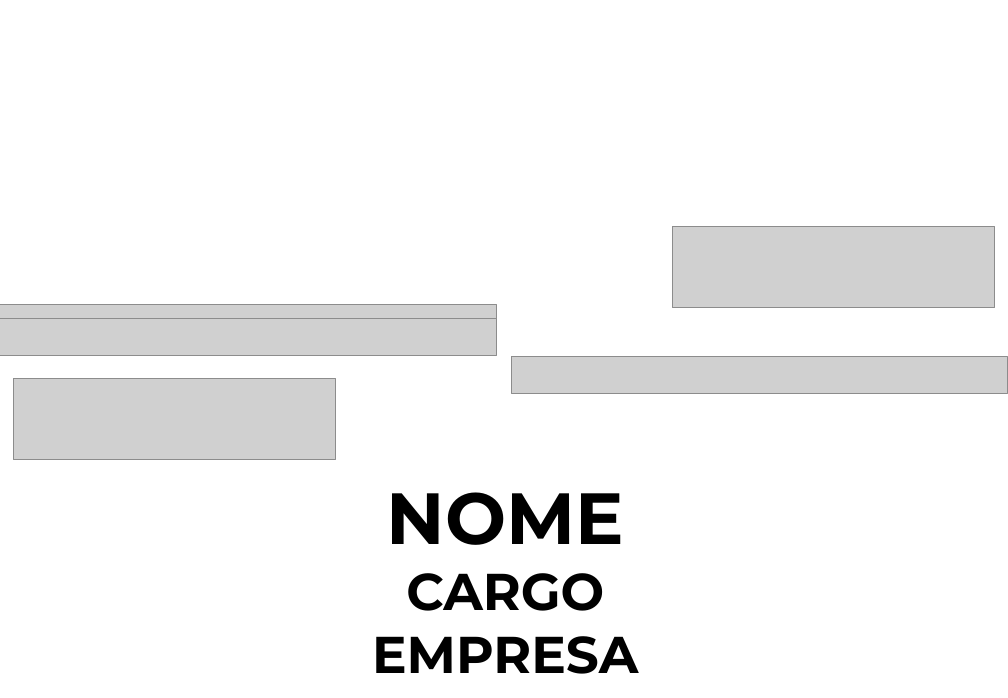
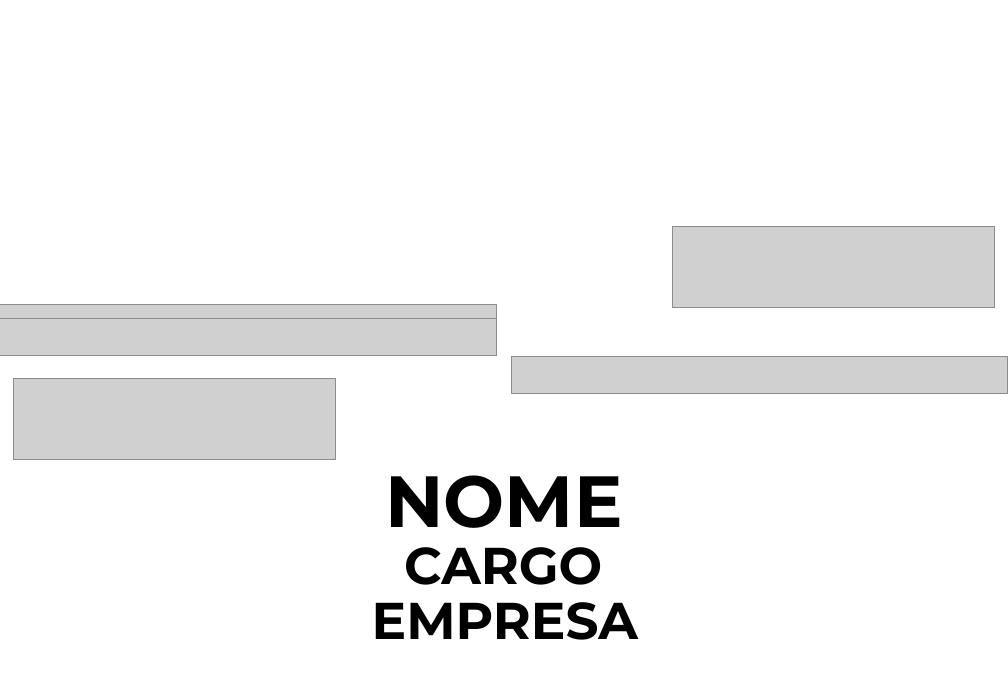
Before and after one commit to PavorZero/gerador-prismas, a slide deck: slide 1 of templates/30x10.5/senai.pptx. Drawn at 1008x698 pixels with LibreOffice and Linux fonts; fonts in the diff are those of the drawing; grey boxes stand for pictures. Boxes give left, top, right and bottom in pixels: in the first picture for what was removed or moved away, otherwise in the second. Text is boxed around its words. In the diff, an @@ line names an element or a change of style, - is before the commit and + after.

```diff
--- a/templates/30x10.5/senai.pptx
+++ b/templates/30x10.5/senai.pptx
@@ text added at [385, 475, 622, 528], 56 pt, text #000000, bold @@
+NOME
@@ text at [387, 492, 624, 545]: paragraph removed @@
-NOME
@@ text "CARGO": place and size @@
-text "CARGO" at [372, 492, 638, 674]
+text "CARGO" at [404, 547, 602, 585]
@@ text added at [372, 602, 638, 640], 40 pt, text #000000, bold @@
+EMPRESA
@@ text at [372, 636, 638, 674]: paragraph removed @@
-EMPRESA
```
Also in this commit, not shown: 4 other files.
